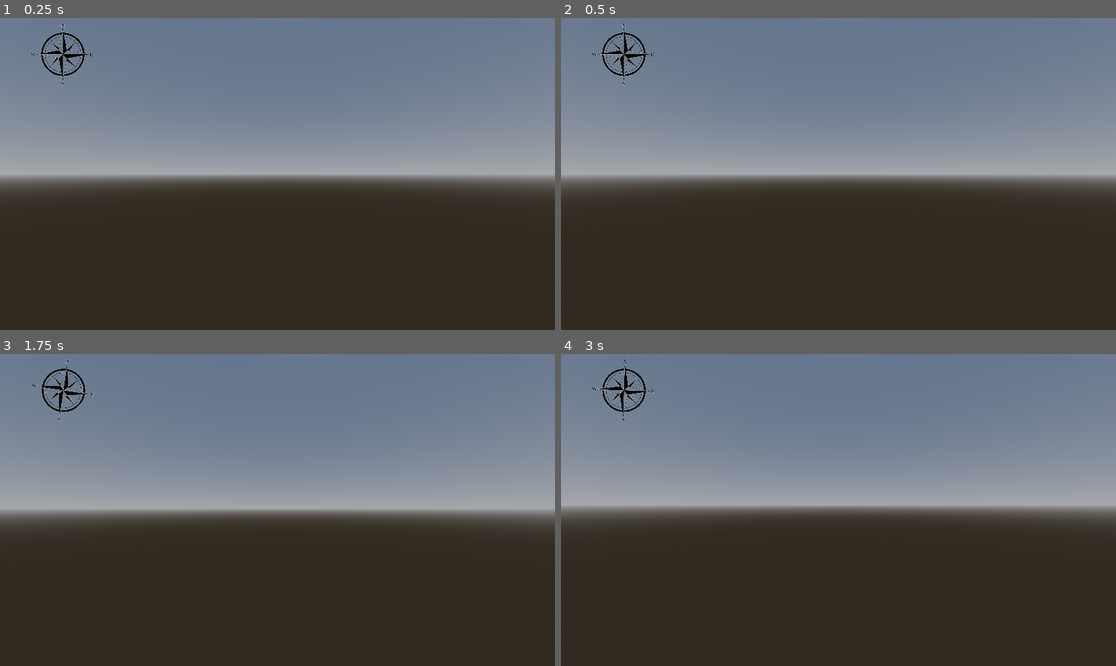
Above: before the commit, frames 1-4 (two rows, left to right).
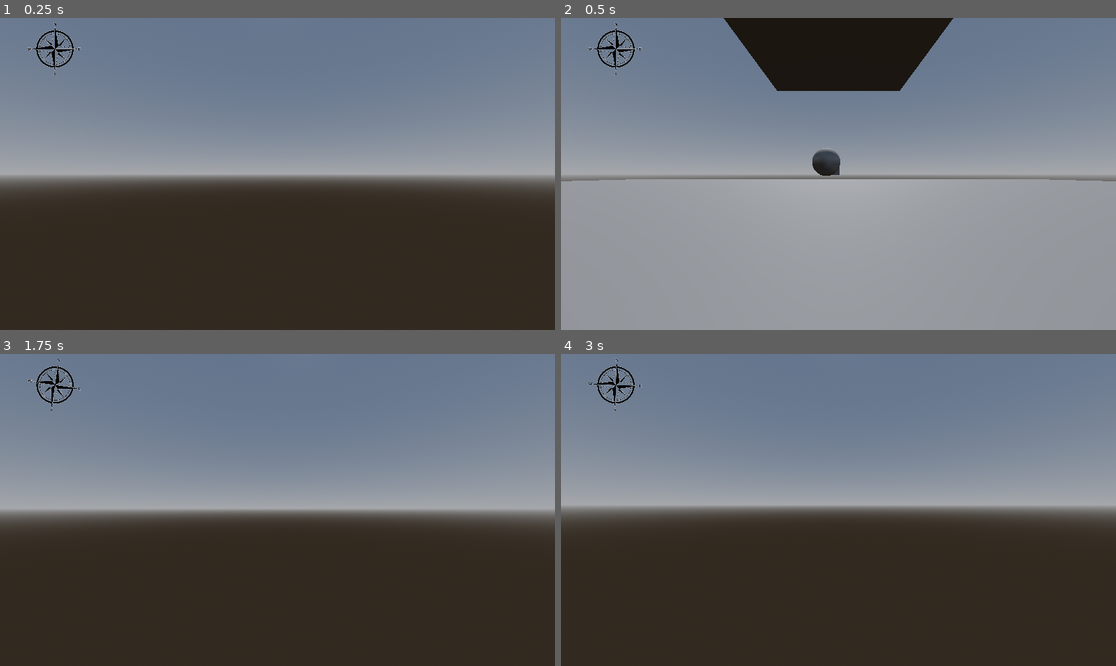
Above: after the commit, the same moments.

Repository: PonderSlime/Mare-Luminis---Juice-Submission
Game: Godot game, scene res://scenes/Test.tscn
The game is run twice, just before and just after one commit, with the same random seed, the same clock (stepped at 60 frames per second) and the same inputs. The project has no main scene, so this scene is started directly.
Inputs (mouse positions are in pixels of both pictures, inside the frame that each line leads up to):
- Up to frame 1 (0.25 s): no input
- Up to frame 2 (0.5 s): no input
- Up to frame 3 (1.75 s): move the mouse to (305, 510) at 0.52 s; hold W (move_forward) from 0.53 s (still down); tap Enter at 1.25 s; move the mouse to (249, 510) at 1.27 s
- Up to frame 4 (3 s): keep holding W (move_forward); tap Space (move_up) at 2 s; move the mouse to (849, 503) at 2.02 s; tap Enter at 2.75 s; move the mouse to (832, 516) at 2.77 s

The runs differ from the first frame. In frame 1, 0.6% of the frame differs, in the area x 4-17%, y 1-22%; in frame 2, 57%, in the area x 0-100%, y 0-100%; in frame 3, 0.6%; in frame 4, 0.6%.
Error after the commit: Parse Error: Expected indented block after "elif" block. (res://items/puzzles/light/scripts/light_emitter.gd:33)

Commit message:
Started work on light bouncing puzzles!

Diff:
--- a/mare-luminis/items/dynamic/player_sub.tscn
+++ b/mare-luminis/items/dynamic/player_sub.tscn
@@ -2,7 +2,7 @@
 
 [ext_resource type="Script" uid="uid://2jknv6y8h1n0" path="res://items/dynamic/scripts/player/submarine_controller.gd" id="1_l0dse"]
 [ext_resource type="PackedScene" uid="uid://5mphgjfp2sd5" path="res://ui/player/player_ui.tscn" id="2_5ipf0"]
-[ext_resource type="Script" uid="uid://cpghwaurevqev" path="res://items/dynamic/camera_controller.gd" id="2_dh6lo"]
+[ext_resource type="Script" uid="uid://cpghwaurevqev" path="res://items/dynamic/scripts/camera_controller.gd" id="2_dh6lo"]
 
 [sub_resource type="CapsuleMesh" id="CapsuleMesh_l0dse"]
 
--- /dev/null
+++ b/mare-luminis/items/puzzles/light/light_emitter.tscn
@@ -0,0 +1,16 @@
+[gd_scene load_steps=4 format=3 uid="uid://ckos5xuiks11x"]
+
+[ext_resource type="Script" uid="uid://csbwpjknsouar" path="res://items/puzzles/light/scripts/light_emitter.gd" id="1_h8qea"]
+
+[sub_resource type="BoxMesh" id="BoxMesh_sbl0e"]
+
+[sub_resource type="BoxShape3D" id="BoxShape3D_h8qea"]
+
+[node name="LightEmitter" type="StaticBody3D"]
+script = ExtResource("1_h8qea")
+
+[node name="MeshInstance3D" type="MeshInstance3D" parent="."]
+mesh = SubResource("BoxMesh_sbl0e")
+
+[node name="CollisionShape3D" type="CollisionShape3D" parent="."]
+shape = SubResource("BoxShape3D_h8qea")
--- /dev/null
+++ b/mare-luminis/items/puzzles/light/light_receiver.tscn
@@ -0,0 +1,16 @@
+[gd_scene load_steps=4 format=3 uid="uid://bripu0nib0xbf"]
+
+[ext_resource type="Script" uid="uid://t13jewh6ey8t" path="res://items/puzzles/light/scripts/light_receiver.gd" id="1_4chjn"]
+
+[sub_resource type="SphereMesh" id="SphereMesh_1kugg"]
+
+[sub_resource type="SphereShape3D" id="SphereShape3D_1kugg"]
+
+[node name="LightReceiver" type="StaticBody3D"]
+script = ExtResource("1_4chjn")
+
+[node name="MeshInstance3D" type="MeshInstance3D" parent="."]
+mesh = SubResource("SphereMesh_1kugg")
+
+[node name="CollisionShape3D" type="CollisionShape3D" parent="."]
+shape = SubResource("SphereShape3D_1kugg")
--- /dev/null
+++ b/mare-luminis/items/puzzles/light/scripts/light_bouncer.gd
@@ -0,0 +1,4 @@
+extends Node
+
+func bounce_light():
+	pass
--- /dev/null
+++ b/mare-luminis/items/puzzles/light/scripts/light_emitter.gd
@@ -0,0 +1,53 @@
+extends Node3D
+
+@export var max_distance = 10.
+@export var light_color: Color = Color(1, 1, 0)
+@export var beam_width = 0.1
+@export var active = true
+
+var raycast: RayCast3D
+var beam_mesh: MeshInstance3D
+
+func _ready() -> void:
+	raycast = RayCast3D.new()
+	raycast.target_position = Vector3.FORWARD * max_distance
+	raycast.enabled = true
+	add_child(raycast)
+
+	beam_mesh = MeshInstance3D.new()
+	beam_mesh.mesh = create_beam_mesh()
+	add_child(beam_mesh)
+
+func _process(delta: float) -> void:
+	if active:
+		cast_light()
+
+func cast_light():
+	raycast.force_raycast_update()
+
+	if raycast.is_colliding():
+		var hit_object = raycast.get_collider()
+		if hit_object.has_method("receive_light"):
+			print("Light received by: ", hit_object.name)
+			hit_object.receive_light()
+		elif hit_object.has_method("bounce_light"):
+
+		else:
+			print("colliding, no function?!")
+	update_beam_visual()
+
+func update_beam_visual():
+	var end_pos = raycast.get_collision_point() if raycast.is_colliding() else global_transform.origin + global_transform.basis.z * max_distance
+	beam_mesh.global_transform.origin = raycast.global_transform.origin
+	beam_mesh.rotation_degrees.x = 90
+	beam_mesh.scale.y = global_transform.origin.distance_to(end_pos)
+	beam_mesh.position.z = - beam_mesh.scale.y / 2
+
+func create_beam_mesh():
+	var mesh = CylinderMesh.new()
+	mesh.top_radius = beam_width
+	mesh.bottom_radius = beam_width
+	mesh.height = 1.0
+	mesh.material = StandardMaterial3D.new()
+	mesh.material.albedo_color = light_color
+	return mesh
--- /dev/null
+++ b/mare-luminis/items/puzzles/light/scripts/light_receiver.gd
@@ -0,0 +1,10 @@
+extends Node3D
+
+signal light_recieved
+
+@export var trigger_action: Callable
+
+func receive_light():
+	light_recieved.emit()
+	if trigger_action.is_valid():
+		trigger_action.call()
--- a/mare-luminis/scenes/Test.tscn
+++ b/mare-luminis/scenes/Test.tscn
@@ -1,6 +1,8 @@
-[gd_scene load_steps=6 format=3 uid="uid://dlqkmm5y31vu5"]
+[gd_scene load_steps=8 format=3 uid="uid://dlqkmm5y31vu5"]
 
 [ext_resource type="PackedScene" uid="uid://bk8adhbnm8aoe" path="res://items/dynamic/player_sub.tscn" id="1_wen4y"]
+[ext_resource type="PackedScene" uid="uid://ckos5xuiks11x" path="res://items/puzzles/light/light_emitter.tscn" id="2_0d6la"]
+[ext_resource type="PackedScene" uid="uid://bripu0nib0xbf" path="res://items/puzzles/light/light_receiver.tscn" id="3_di7wo"]
 
 [sub_resource type="PlaneMesh" id="PlaneMesh_w8un3"]
 size = Vector2(200, 200)
@@ -27,3 +29,13 @@
 
 [node name="DirectionalLight3D" type="DirectionalLight3D" parent="."]
 transform = Transform3D(1, 0, 0, 0, 0.638835, 0.769344, 0, -0.769344, 0.638835, 0, 3.34013, 0)
+
+[node name="LightEmitter" parent="." instance=ExtResource("2_0d6la")]
+transform = Transform3D(1, 0, 0, 0, 1, 0, 0, 0, 1, 0, 3.051, 15.253)
+max_distance = null
+light_color = null
+beam_width = null
+active = null
+
+[node name="LightReceiver" parent="." instance=ExtResource("3_di7wo")]
+transform = Transform3D(1, 0, 0, 0, 1, 0, 0, 0, 1, 0, 3.051, 6.27431)
--- a/mare-luminis/ui/player/player_ui.tscn
+++ b/mare-luminis/ui/player/player_ui.tscn
@@ -19,8 +19,8 @@
 
 [node name="CompassTexture" type="TextureRect" parent="Compass"]
 layout_mode = 0
-offset_right = 233.0
-offset_bottom = 171.0
+offset_right = 200.0
+offset_bottom = 135.0
 texture = ExtResource("2_g5tbx")
 expand_mode = 2
 stretch_mode = 4
Renamed: mare-luminis/items/dynamic/camera_controller.gd -> mare-luminis/items/dynamic/scripts/camera_controller.gd
Renamed: mare-luminis/items/dynamic/camera_controller.gd.uid -> mare-luminis/items/dynamic/scripts/camera_controller.gd.uid
Not shown, added: mare-luminis/items/puzzles/light/scripts/light_bouncer.gd.uid
Not shown, added: mare-luminis/items/puzzles/light/scripts/light_emitter.gd.uid
Not shown, added: mare-luminis/items/puzzles/light/scripts/light_receiver.gd.uid
